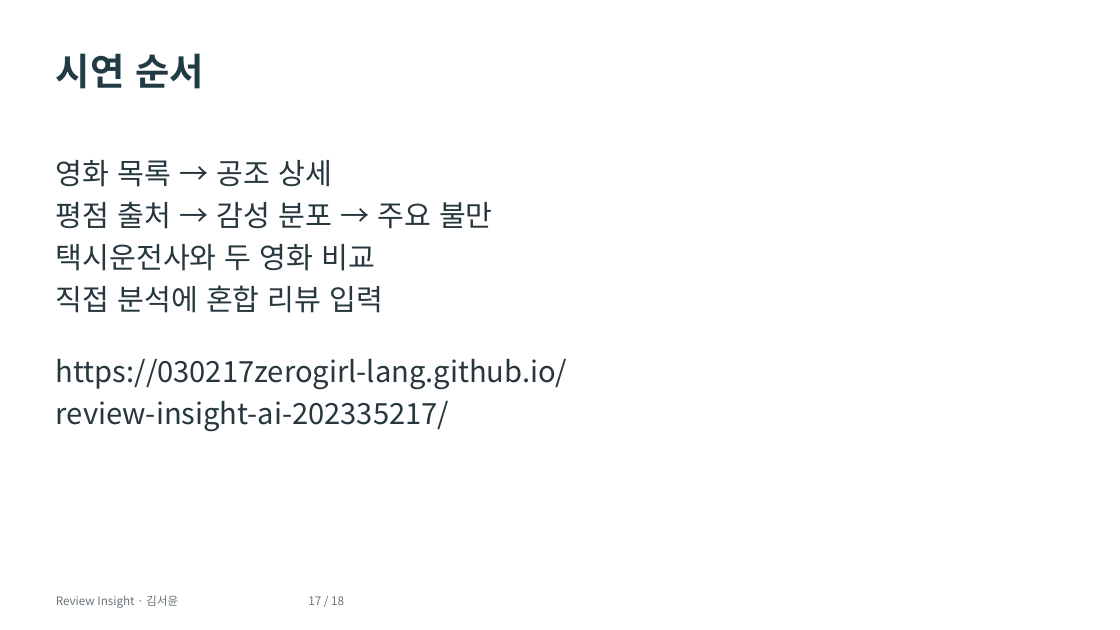
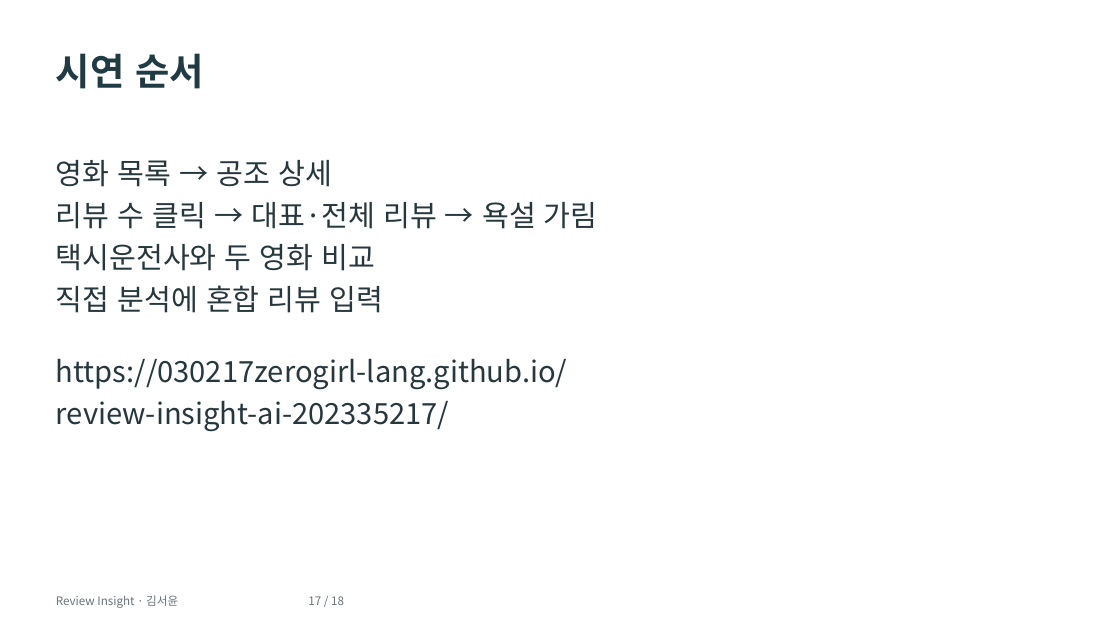
Before and after one commit to 030217zerogirl-lang/review-insight-ai-202335217, a slide deck: slide 17 of presentation/Review_Insight_프로젝트소개.pptx. Drawn at 1120x630 pixels with LibreOffice and Linux fonts; fonts in the diff are those of the drawing. Boxes give left, top, right and bottom in pixels: in the first picture for what was removed or moved away, otherwise in the second. Text is boxed around its words. In the diff, an @@ line names an element or a change of style, - is before the commit and + after.

```diff
--- a/presentation/Review_Insight_프로젝트소개.pptx
+++ b/presentation/Review_Insight_프로젝트소개.pptx
@@ text at (56, 202, 598, 229): text changed @@
-평점 출처 → 감성 분포 → 주요 불만
+리뷰 수 클릭 → 대표·전체 리뷰 → 욕설 가림
```
Also in this commit, not shown: 1 other slide changed, 21 other files.
